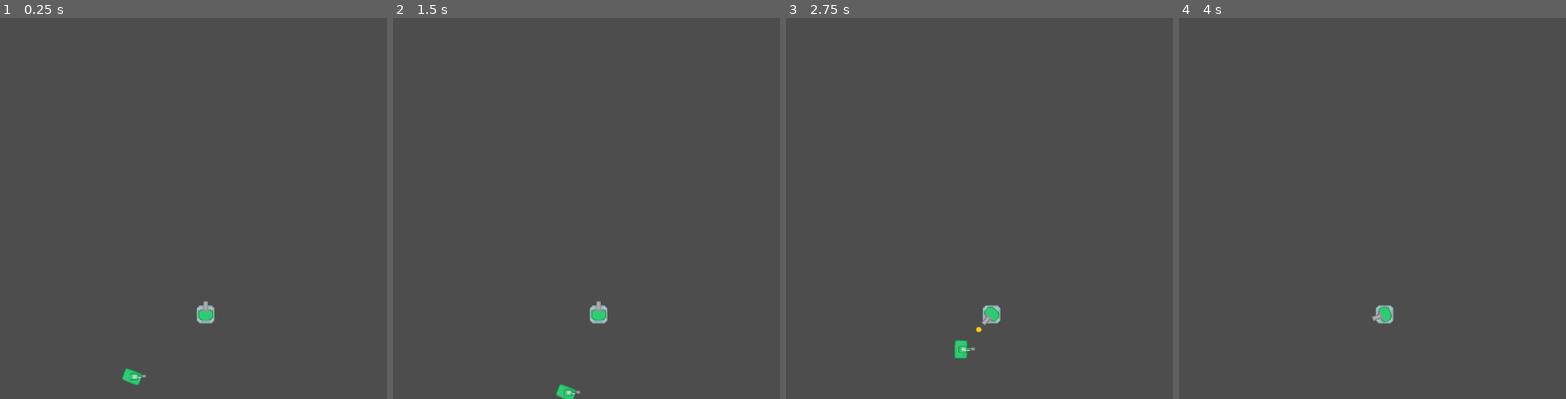
Above: before the commit, frames 1-4 (left to right).
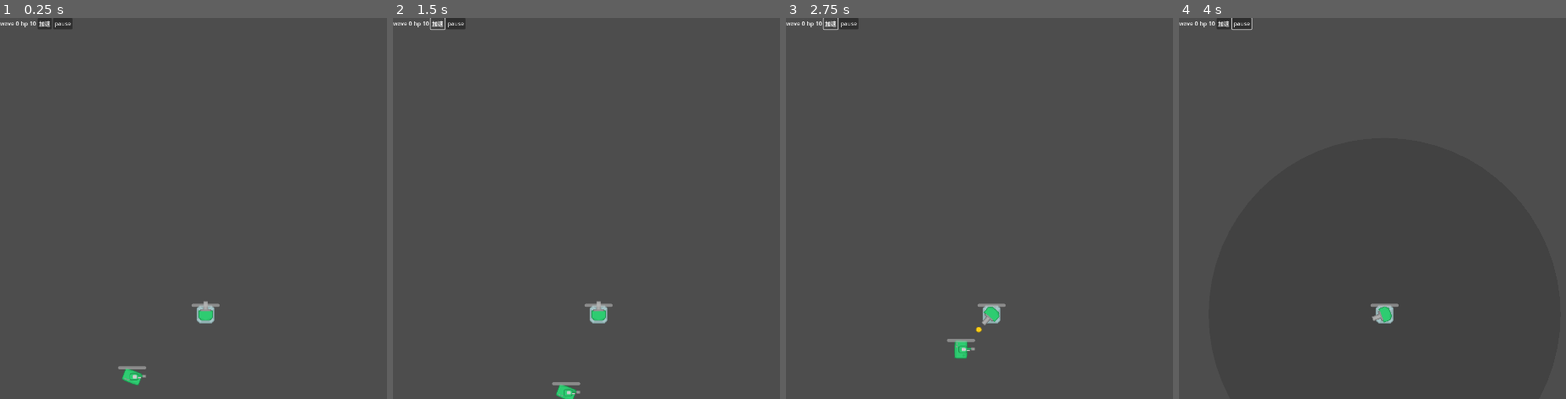
Above: after the commit, the same moments.

Repository: absolve/machine-TD
Game: Godot game, scene res://scene/map.tscn
Two runs of this game, one before a commit and one after it. Both use one fixed random seed, a clock stepped at 60 frames per second and the inputs below. This scene is started directly instead of the project's main scene.
Inputs (mouse positions are in pixels of both pictures, inside the frame that each line leads up to):
- Up to frame 1 (0.25 s): no input
- Up to frame 2 (1.5 s): click (439, 21) at 0.5 s, where only the run after the commit has a clickable "加速"; click (439, 21) at 1.25 s, where only the run after the commit has a clickable "加速"
- Up to frame 3 (2.75 s): click (832, 21) at 2 s, where only the run after the commit has a clickable "加速"
- Up to frame 4 (4 s): click (1240, 21) at 2.75 s, where only the run after the commit has a clickable "pause"; move the mouse to (1384, 315) at 3.52 s; click (1384, 315) at 3.67 s

The runs differ from the first frame. In frame 1, 0.4% of the frame differs, in the area x 0-57%, y 0-93%; in frame 2, 0.4%; in frame 3, 0.4%; in frame 4, 0.4%.

Commit message:
更新功能

Diff:
--- a/machine-td/autoload/game.gd
+++ b/machine-td/autoload/game.gd
@@ -4,6 +4,7 @@
 	player,enemy
 }
 
+signal defeatEnemy  #击败敌人
 
 var map=null
 
--- a/machine-td/scene/Tower.tscn
+++ b/machine-td/scene/Tower.tscn
@@ -1,9 +1,10 @@
-[gd_scene load_steps=3 format=3 uid="uid://c7fck7k88qhrn"]
+[gd_scene load_steps=4 format=3 uid="uid://c7fck7k88qhrn"]
 
 [ext_resource type="Script" uid="uid://dbvhmj1j0f0i4" path="res://script/tower.gd" id="1_nxw3l"]
+[ext_resource type="PackedScene" uid="uid://4vv5x7rd5335" path="res://scene/life_bar.tscn" id="2_5eujo"]
 
 [sub_resource type="CircleShape2D" id="CircleShape2D_nxw3l"]
-radius = 20.0
+radius = 25.0
 
 [node name="Tower" type="Node2D"]
 script = ExtResource("1_nxw3l")
@@ -27,5 +28,8 @@
 [node name="delay" type="Timer" parent="."]
 one_shot = true
 
+[node name="lifeBar" parent="." instance=ExtResource("2_5eujo")]
+position = Vector2(0, -30)
+
 [connection signal="input_event" from="mouseArea" to="." method="_on_mouse_area_input_event"]
 [connection signal="timeout" from="delay" to="." method="_on_delay_timeout"]
--- a/machine-td/scene/enemy.tscn
+++ b/machine-td/scene/enemy.tscn
@@ -1,6 +1,7 @@
-[gd_scene load_steps=2 format=3 uid="uid://bpt2onorpqp5q"]
+[gd_scene load_steps=3 format=3 uid="uid://bpt2onorpqp5q"]
 
 [ext_resource type="Script" uid="uid://c6naokb8mjbq5" path="res://script/enemy.gd" id="1_h08p8"]
+[ext_resource type="PackedScene" uid="uid://4vv5x7rd5335" path="res://scene/life_bar.tscn" id="2_f87vc"]
 
 [node name="enemy" type="Area2D"]
 collision_layer = 2
@@ -16,3 +17,6 @@
 [node name="turret" type="AnimatedSprite2D" parent="."]
 
 [node name="shape" type="CollisionShape2D" parent="."]
+
+[node name="lifeBar" parent="." instance=ExtResource("2_f87vc")]
+position = Vector2(0, -30)
--- /dev/null
+++ b/machine-td/scene/life_bar.tscn
@@ -0,0 +1,14 @@
+[gd_scene load_steps=2 format=3 uid="uid://4vv5x7rd5335"]
+
+[ext_resource type="Script" uid="uid://be06phi5fnjiy" path="res://script/life_bar.gd" id="1_lnig0"]
+
+[node name="lifeBar" type="Node2D"]
+script = ExtResource("1_lnig0")
+
+[node name="ProgressBar" type="ProgressBar" parent="."]
+offset_left = -40.0
+offset_right = 40.0
+offset_bottom = 9.0
+step = 1.0
+value = 100.0
+show_percentage = false
--- a/machine-td/scene/map.tscn
+++ b/machine-td/scene/map.tscn
@@ -1,7 +1,9 @@
-[gd_scene load_steps=8 format=4 uid="uid://c0rd5oseij63o"]
+[gd_scene load_steps=10 format=4 uid="uid://c0rd5oseij63o"]
 
 [ext_resource type="Script" uid="uid://cgdxoyy80vpqi" path="res://script/map.gd" id="1_rgtto"]
+[ext_resource type="PackedScene" uid="uid://8vvx43vtulw5" path="res://scene/title.tscn" id="2_4xw1d"]
 [ext_resource type="Texture2D" uid="uid://b85d7hnm7nf8j" path="res://sprite/towerDefense_tilesheet.png" id="2_wpp1k"]
+[ext_resource type="PackedScene" uid="uid://clbbod4cwf6n8" path="res://scene/tower_ui.tscn" id="3_bq37x"]
 [ext_resource type="PackedScene" uid="uid://bf8vkrw335d0" path="res://scene/miniTank.tscn" id="3_h0nt1"]
 [ext_resource type="PackedScene" uid="uid://di6u5yfi44083" path="res://scene/gunTower.tscn" id="4_nf54y"]
 
@@ -321,6 +323,10 @@
 [node name="map" type="Node2D"]
 script = ExtResource("1_rgtto")
 
+[node name="title" parent="." instance=ExtResource("2_4xw1d")]
+
+[node name="towerUI" parent="." instance=ExtResource("3_bq37x")]
+
 [node name="TileMapLayer" type="TileMapLayer" parent="."]
 visible = false
 tile_map_data = PackedByteArray("AAAAABAAAQAAAAIAAAAAAA8AAQAAAAEAAAAAAA4AAQAAAAEAAAAAAA0AAQAAAAEAAAABABAAAQABAAIAAAACAB …(8080 unchanged characters)…
--- /dev/null
+++ b/machine-td/scene/tower_ui.tscn
@@ -0,0 +1,17 @@
+[gd_scene load_steps=2 format=3 uid="uid://clbbod4cwf6n8"]
+
+[ext_resource type="Script" uid="uid://cw5p1ankmsixl" path="res://script/tower_ui.gd" id="1_yx7l2"]
+
+[node name="towerUI" type="CanvasLayer"]
+script = ExtResource("1_yx7l2")
+
+[node name="Control" type="Control" parent="."]
+layout_mode = 3
+anchors_preset = 0
+offset_right = 40.0
+offset_bottom = 40.0
+
+[node name="VBoxContainer" type="VBoxContainer" parent="Control"]
+layout_mode = 0
+offset_right = 40.0
+offset_bottom = 40.0
--- a/machine-td/script/enemy.gd
+++ b/machine-td/script/enemy.gd
@@ -2,6 +2,7 @@
 
 var hp=100 #血量
 var speed  #移动速度
+var reward=0 #奖励
 var vec=Vector2.ZERO
 var target=[] #目标
 var points=[]
@@ -9,7 +10,7 @@
 
 @onready var base=$base
 @onready var turret=$turret
-
+@onready var lifeBar=$lifeBar
 
 func hurt(_num):
 	pass
--- /dev/null
+++ b/machine-td/script/life_bar.gd
@@ -0,0 +1,14 @@
+extends Node2D
+
+@export var maxHp=100
+@export var value=100
+
+@onready var bar=$ProgressBar
+
+func _ready():
+	bar.max_value=maxHp
+	bar.value=value
+
+#设置生命值
+func setValue(v):
+	value=v
--- a/machine-td/script/mini_tank.gd
+++ b/machine-td/script/mini_tank.gd
@@ -6,8 +6,10 @@
 
 func hurt(_num):
 	hp-=_num
+	lifeBar.setValue(hp)
 	if hp<0:
 		ExplosionManage.playExplosion(global_position)
+		Game.defeatEnemy.emit(reward)
 		queue_free()
 
 func _physics_process(delta):
--- a/machine-td/script/tower.gd
+++ b/machine-td/script/tower.gd
@@ -36,6 +36,7 @@
 			selected=!selected
 			queue_redraw()
 
+
 func _draw():
 	if selected:
-		draw_circle(position,radarScope,Color.WHITE)
+		draw_circle(Vector2.ZERO,radarScope,Color(0.1,0.1,0.1,0.2))
--- /dev/null
+++ b/machine-td/script/tower_ui.gd
@@ -0,0 +1 @@
+extends CanvasLayer
Not shown, added: machine-td/script/life_bar.gd.uid
Not shown, added: machine-td/script/tower_ui.gd.uid
